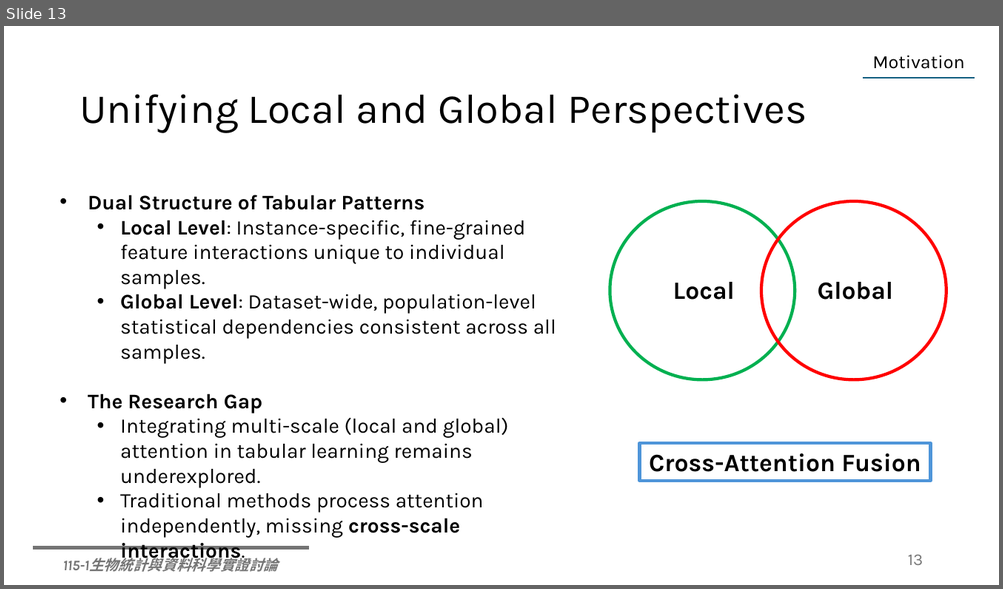
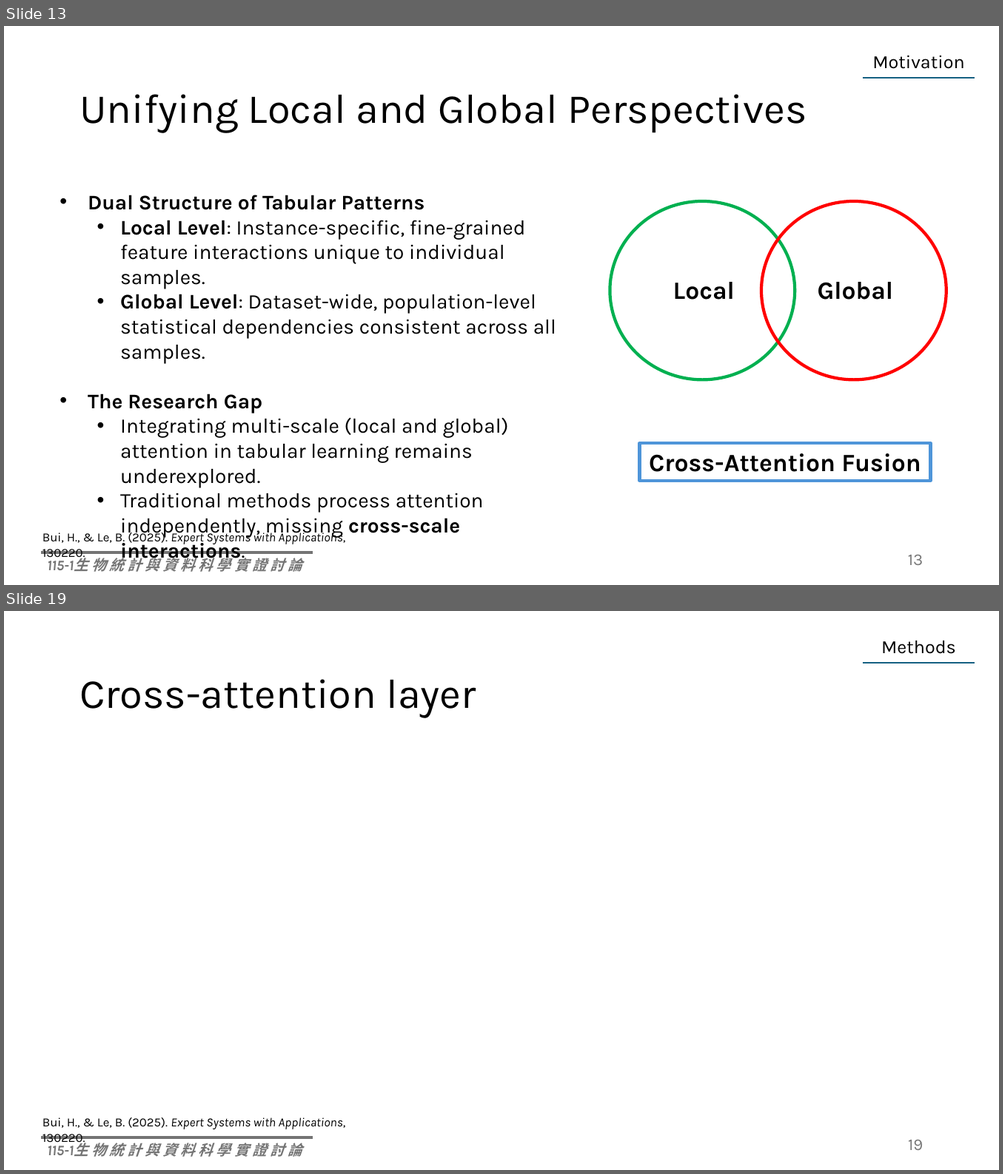
Before and after one commit to Lai-jun-yan/Deep_glm, a slide deck: seminar/Fusing global attention and self-attention for better performance and.pptx. Shown one above the other, each under a label of ours: slide 13 before the commit, slides 13 and 19 after it; the slides between them are not shown. The pictures are 1003x589 and 1003x1174 pixels, drawn with LibreOffice and Linux fonts; fonts in the diff are those of the drawing. Boxes give left, top, right and bottom in pixels: in the first picture for what was removed or moved away, otherwise in the second. Text is boxed around its words. In the diff, an @@ line names an element or a change of style, - is before the commit and + after.

Commit message:
做完Global attention layer的介紹

```diff
--- a/seminar/Fusing global attention and self-attention for better performance and.pptx
+++ b/seminar/Fusing global attention and self-attention for better performance and.pptx
@@ slide 19 added at (4,611,999,1170), background #FFFFFF; not listed: 2 template elements that a slide beside it also shows @@
@@ text added at (881,640,956,654), 18 pt, text #000000 @@
+Methods
@@ line added from (862, 664) to (975, 664), #156082 1.5 pt @@
@@ title added at (79,679,475,718), 40 pt, text #000000 @@
+Cross-attention layer
@@ text added at (42,1118,346,1130), 12 pt, text #000000, italic @@
+Bui, H., & Le, B. (2025). Expert Systems with Applications, 130220.
@@ page number added at (908,1140,922,1150), 16 pt, text #797979 @@
+19
@@ slide 13 changed as well @@
@@ text added at (42,531,346,546), 12 pt, text #000000, italic @@
+Bui, H., & Le, B. (2025). Expert Systems with Applications, 130220.
@@ line moved from (32, 548) - (308, 548) to (41, 553) - (313, 553) @@
@@ text at (47,556,302,572): spaces changed @@
-115-1生物統計與資料科學實證討論
+115-1生 物 統 計 與 資 料 科 學 實 證 討 論
```
Also in this commit, not shown: 10 other slides changed, 7 other slides added, 4 slides removed.
